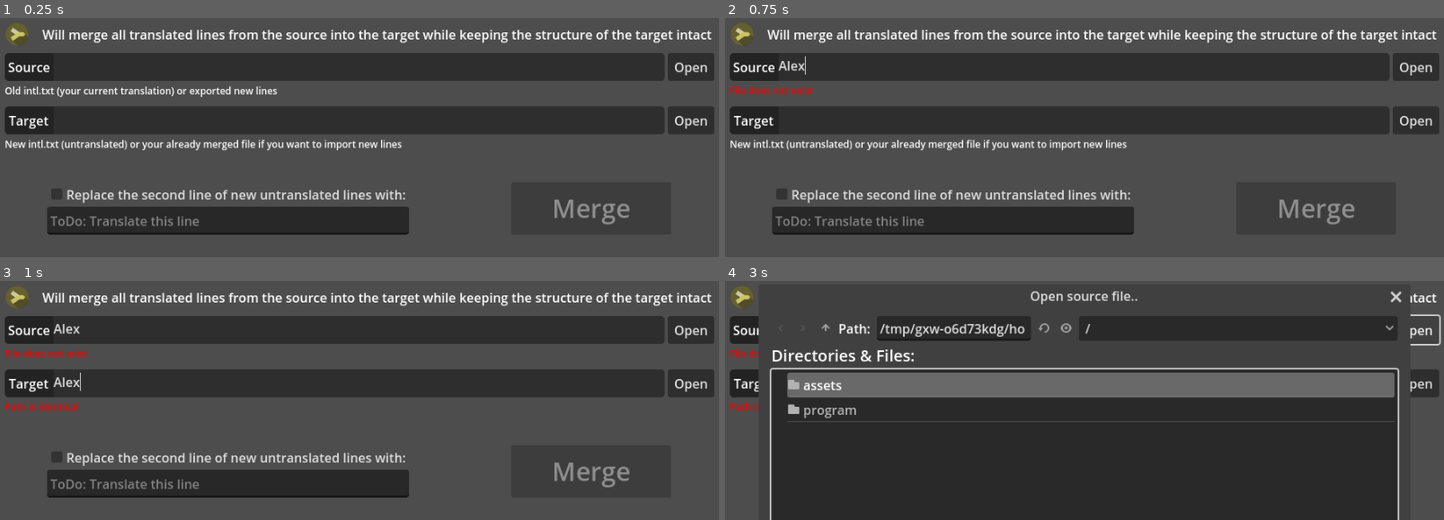
Above: before the commit, frames 1-4 (two rows, left to right).
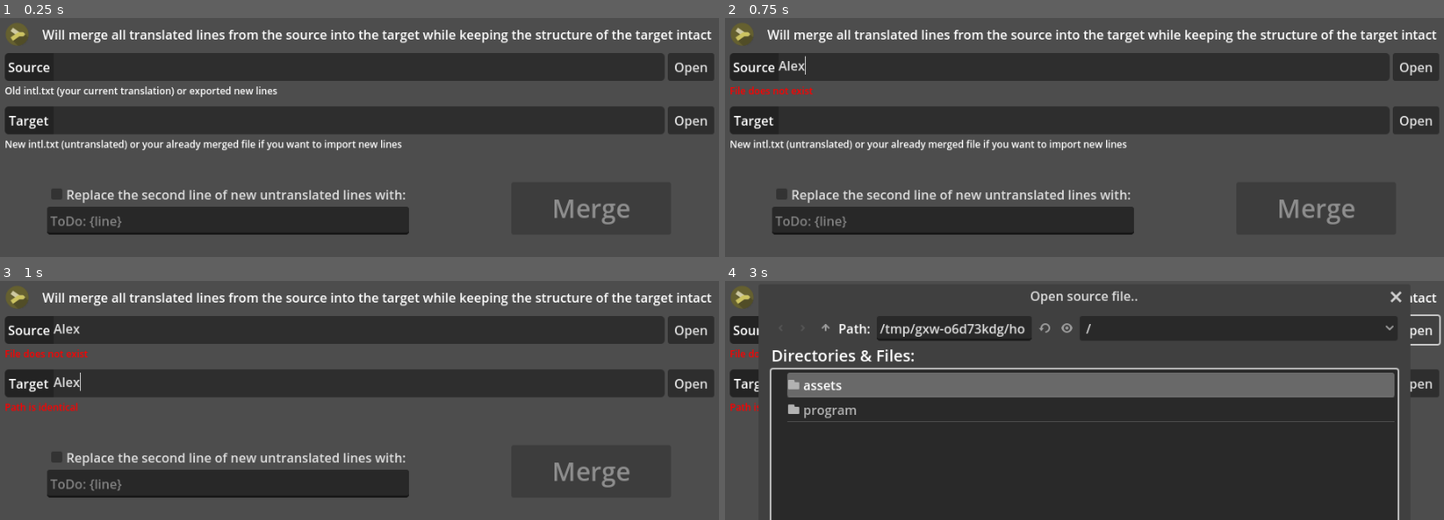
Above: after the commit, the same moments.

Repository: KoB-Kirito/Essential-Translation-Helper
Game: Godot game, scene res://program/main.tscn
Two runs of this game, one before a commit and one after it. Both use one fixed random seed, a clock stepped at 60 frames per second and the inputs below.
Inputs (mouse positions are in pixels of both pictures, inside the frame that each line leads up to):
- Up to frame 1 (0.25 s): no input
- Up to frame 2 (0.75 s): click (1084, 65) at 0.52 s; type "Alex" at 0.6 s
- Up to frame 3 (1 s): click (359, 383) at 0.75 s; type "Alex" at 0.83 s
- Up to frame 4 (3 s): click "Replace the second line of ne…" at 1.25 s; click "Replace the second line of ne…" at 2 s; click "Open" at 2.75 s

The runs differ from the first frame. In frame 1, 0.3% of the frame differs, in the area x 12-28%, y 83-88%; in frame 2, 0.3%; in frame 3, 0.3%; in frame 4, less than 0.1%.

Commit message:
Fix comments

Diff:
--- a/program/data.gd
+++ b/program/data.gd
@@ -201,7 +201,10 @@
 							real_added_lines_count += 1
 
 							if Globals.mark_new_lines:
-								target_output += Globals.mark_new_lines_text + "\n"
+								# comments must stay comments
+								if line.begins_with("#"):
+									target_output += "#"
+								target_output += Globals.mark_new_lines_text.replace("{line}", str(current_line + 1).replace("{section}", section)) + "\n"
 							else:
 								target_output += line + "\n"
 
--- a/program/main.tscn
+++ b/program/main.tscn
@@ -182,8 +182,10 @@
 unique_name_in_owner = true
 custom_minimum_size = Vector2(0, 35)
 layout_mode = 2
+tooltip_text = "{line} -> line number
+{section} -> section name"
 theme_override_styles/focus = SubResource("StyleBoxEmpty_d6t5n")
-text = "ToDo: Translate this line"
+text = "ToDo: {line}"
 editable = false
 selecting_enabled = false
 
